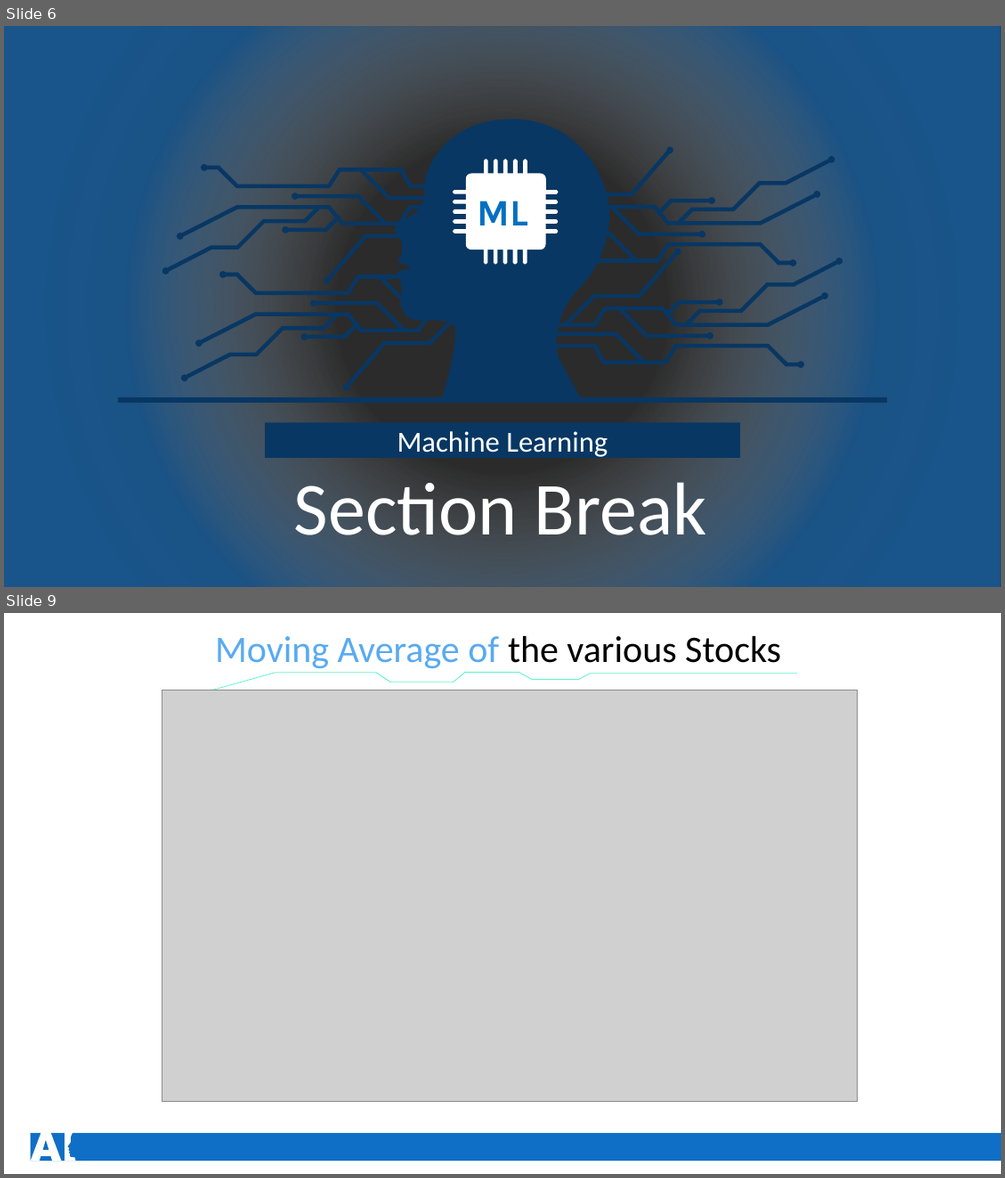
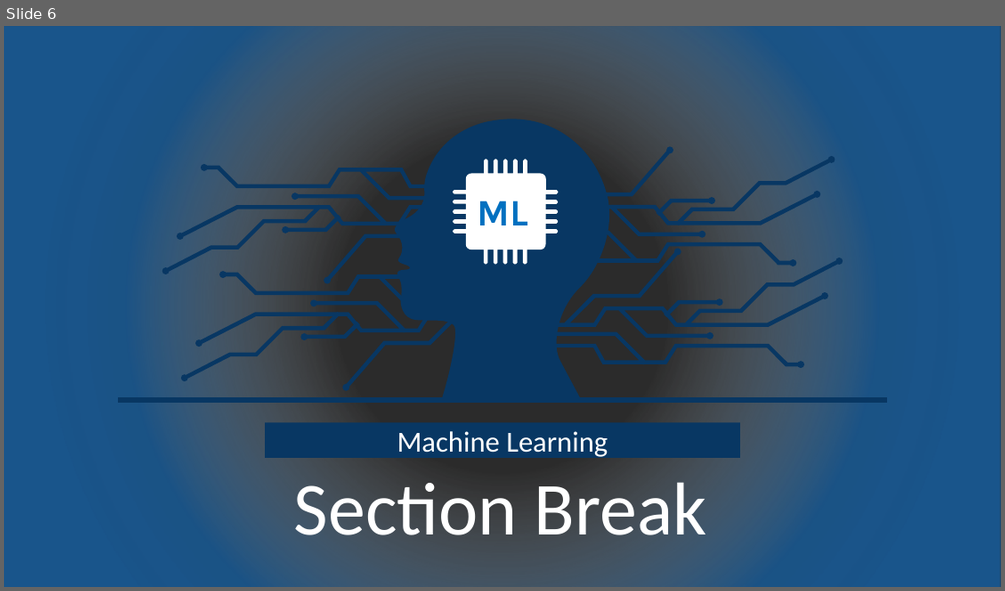
Before and after one commit to rakiiibul/House-hold-electrice-power-consumptiuon_LSTM, a slide deck: MachineLearing.pptx. Shown one above the other, each under a label of ours: slides 6 and 9 before the commit, slide 6 after it; the slides between them are not shown. The pictures are 1005x1178 and 1005x591 pixels, drawn with LibreOffice and Linux fonts; fonts in the diff are those of the drawing; grey boxes stand for pictures; background and template pictures are left out; a plain dark background stands for a picture behind light text. Boxes give left, top, right and bottom in pixels: in the first picture for what was removed or moved away, otherwise in the second. Text is boxed around its words. In the diff, an @@ line names an element or a change of style, - is before the commit and + after.

```diff
--- a/MachineLearing.pptx
+++ b/MachineLearing.pptx
@@ slide 9 removed at [4, 613, 1001, 1174], background #FFFFFF @@
@@ text removed at [215, 636, 781, 668] @@
-Moving Average of the various Stocks
@@ picture removed at [162, 690, 858, 1102] @@
@@ freeform shape removed at [212, 672, 798, 690] @@
@@ rectangle removed at [30, 1133, 1001, 1160] @@
@@ freeform shape removed at [30, 1132, 77, 1160] @@
```
Also in this commit, not shown: 8 slides changed, 7 slides added, 5 other slides removed.
